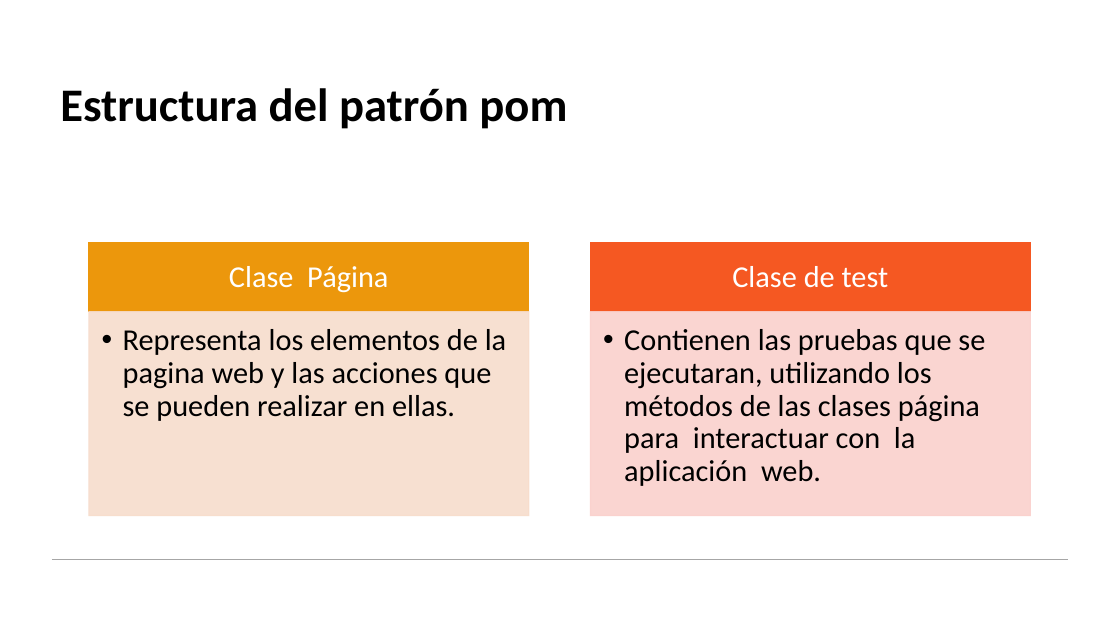
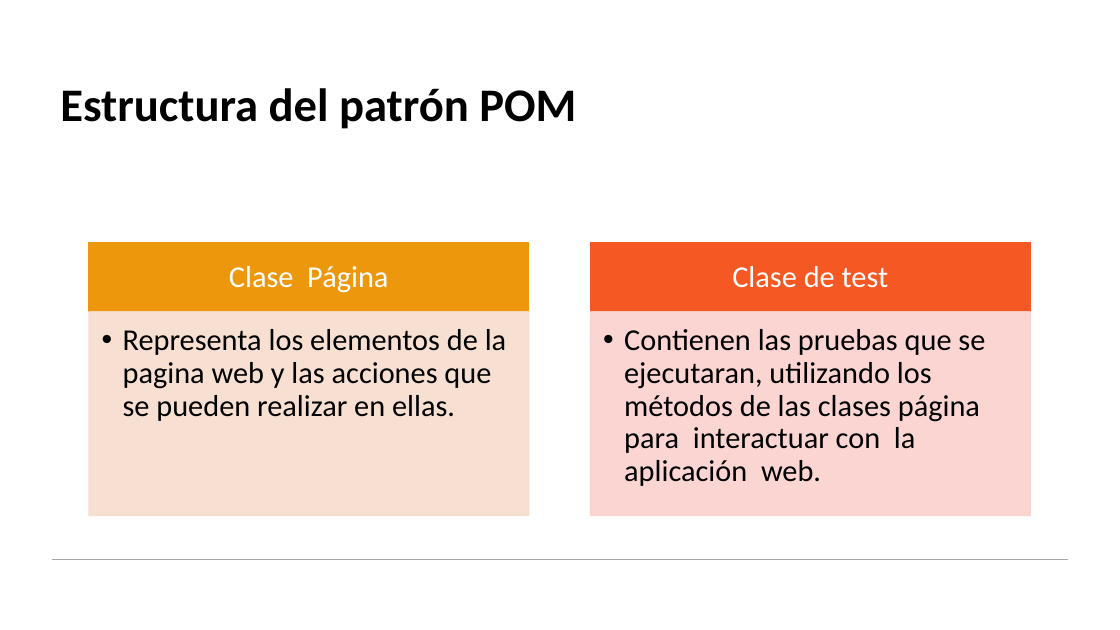
Before and after one commit to scastillop05/selenium-python-2025-2, a slide deck: slide 25 of Taller Automatización de Pruebas - 2025.pptx. Drawn at 1120x630 pixels with LibreOffice and Linux fonts; fonts in the diff are those of the drawing. Boxes give left, top, right and bottom in pixels: in the first picture for what was removed or moved away, otherwise in the second. Text is boxed around its words. In the diff, an @@ line names an element or a change of style, - is before the commit and + after.

```diff
--- a/Taller Automatización de Pruebas - 2025.pptx
+++ b/Taller Automatización de Pruebas - 2025.pptx
@@ title at (60, 88, 576, 129): text changed @@
-Estructura del patrón pom
+Estructura del patrón POM
```
Also in this commit, not shown: 1 other slide changed, 1 other file.
